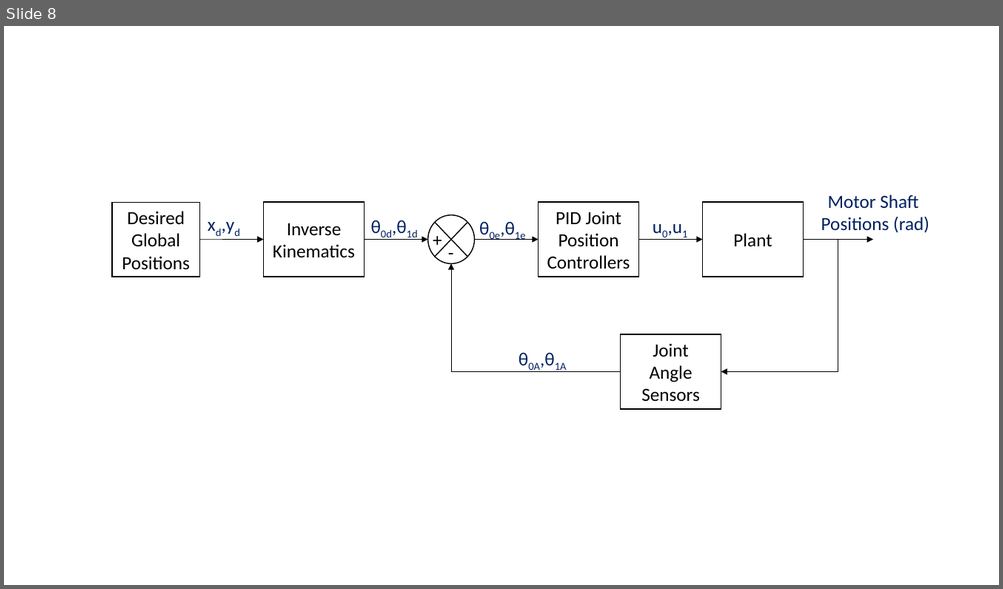
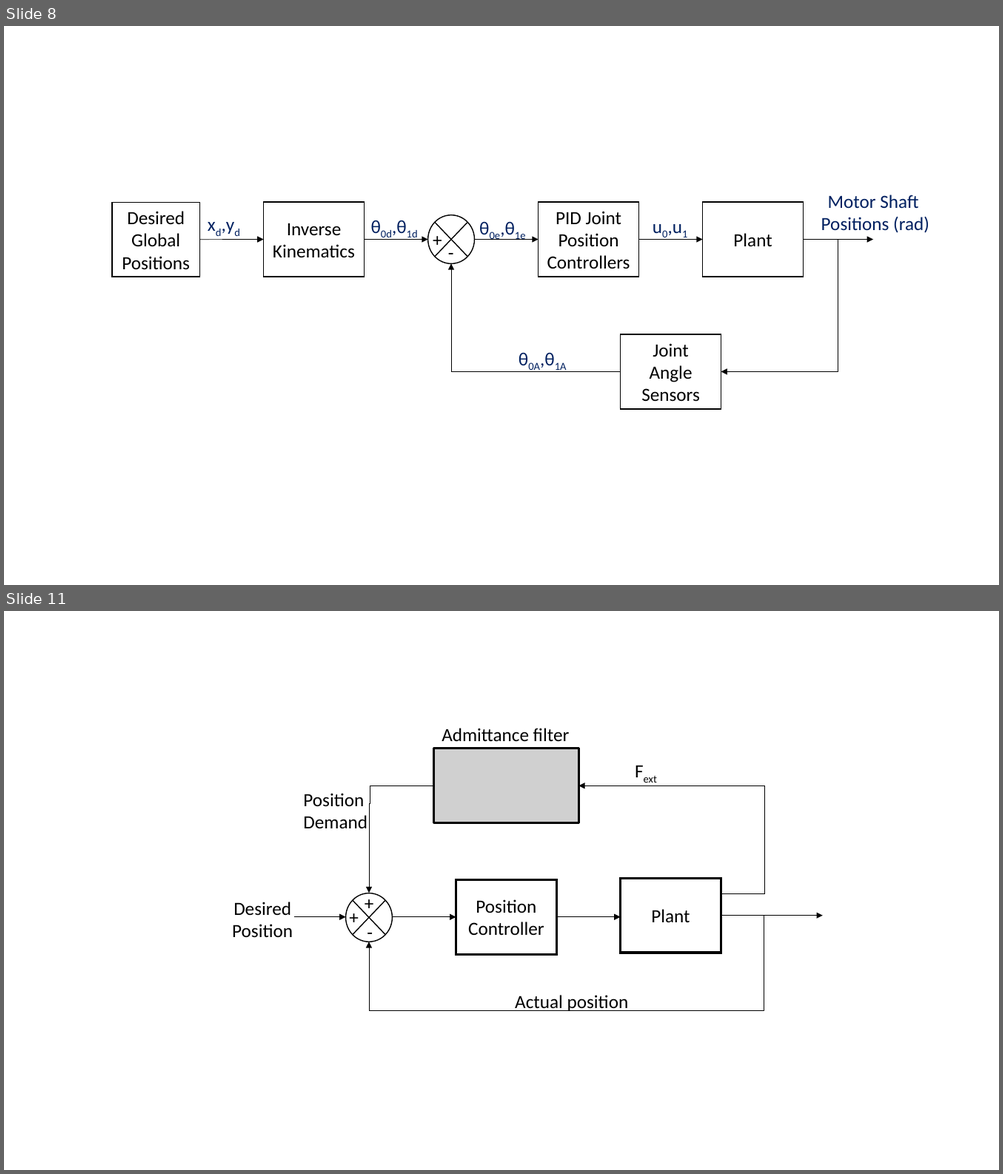
Before and after one commit to adammetcalf/PhD, a slide deck: Modelling/MyPAM Modelling.pptx. Shown one above the other, each under a label of ours: slide 8 before the commit, slides 8 and 11 after it; the slides between them are not shown. The pictures are 1003x589 and 1003x1174 pixels, drawn with LibreOffice and Linux fonts; fonts in the diff are those of the drawing; grey boxes stand for pictures. Boxes give left, top, right and bottom in pixels: in the first picture for what was removed or moved away, otherwise in the second. Text is boxed around its words. In the diff, an @@ line names an element or a change of style, - is before the commit and + after.

```diff
--- a/Modelling/MyPAM Modelling.pptx
+++ b/Modelling/MyPAM Modelling.pptx
@@ slide 11 added at [4, 611, 999, 1170], background #FFFFFF @@
@@ text added at [441, 728, 569, 741], 18 pt, text #000000 @@
+Admittance filter
@@ picture added at [434, 749, 578, 823] @@
@@ text added at [627, 756, 666, 786], 18 pt, text #000000 @@
+Fext
@@ elbow line added from (434, 786) to (369, 803), #000000 0.5 pt @@
@@ arrow added from (764, 786) to (578, 786), #000000 0.5 pt @@
@@ elbow line added from (721, 900) to (764, 786), #000000 0.5 pt @@
@@ text added at [303, 793, 367, 829], 18 pt, text #000000 @@
+Position
+Demand
@@ arrow added from (369, 803) to (369, 893), #000000 0.5 pt @@
@@ ellipse added at [346, 894, 392, 943], fill #FFFFFF, outline #000000 1 pt @@
@@ text added at [357, 888, 381, 917], 18 pt, text #000000 @@
++
@@ rectangle added at [456, 880, 557, 954], fill #FFFFFF, outline #000000 2.25 pt, 18 pt, text #000000 @@
+Position
+Controller
@@ rectangle added at [620, 878, 721, 953], fill #FFFFFF, outline #000000 2.25 pt, 18 pt, text #000000 @@
+Plant
@@ text added at [232, 902, 293, 938], 18 pt, text #000000 @@
+Desired
+Position
@@ arrow added from (294, 917) to (346, 917), #000000 0.5 pt @@
@@ text added at [342, 902, 367, 932], 18 pt, text #000000 @@
++
@@ line added from (353, 900) to (385, 935), #000000 1 pt @@
@@ line added from (353, 935) to (385, 900), #000000 1 pt @@
@@ text added at [360, 917, 381, 947], 18 pt, text #000000 @@
+-
@@ elbow line added from (764, 915) to (369, 1011), #000000 0.5 pt @@
@@ arrow added from (392, 917) to (456, 917), #000000 0.5 pt @@
@@ arrow added from (556, 917) to (620, 917), #000000 0.5 pt @@
@@ arrow added from (721, 915) to (822, 915), #000000 0.5 pt @@
@@ arrow added from (369, 1011) to (369, 943), #000000 0.5 pt @@
@@ text added at [515, 995, 629, 1011], 18 pt, text #000000 @@
+Actual position
```
Also in this commit, not shown: 2 other slides added, 13 other files.
